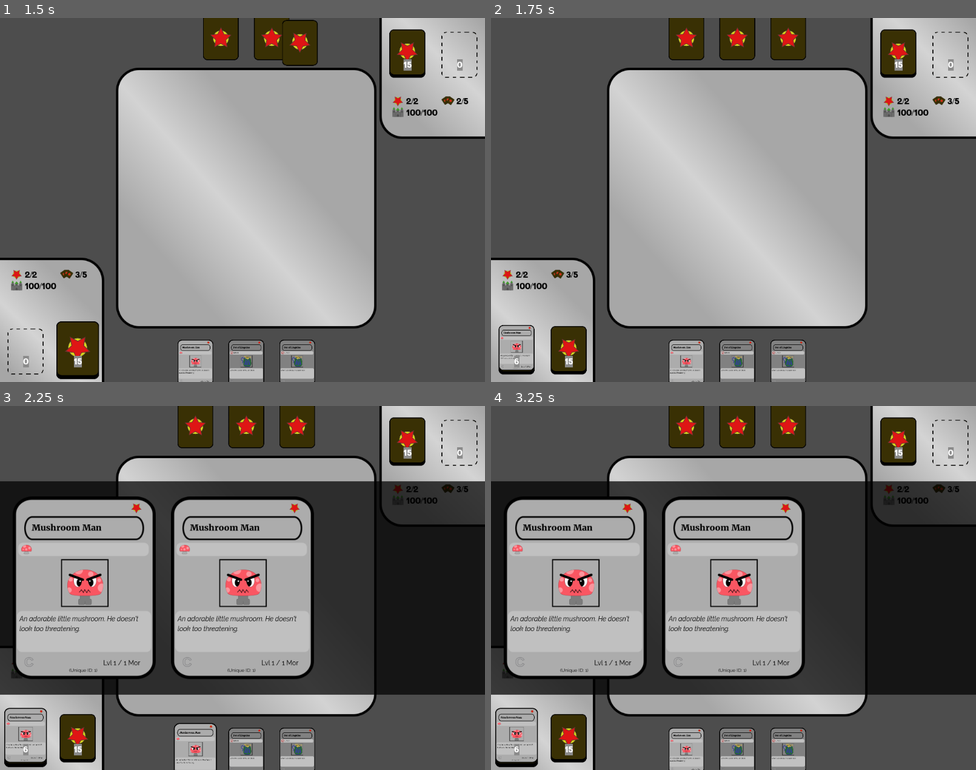
Above: before the commit, frames 1-4 (two rows, left to right).
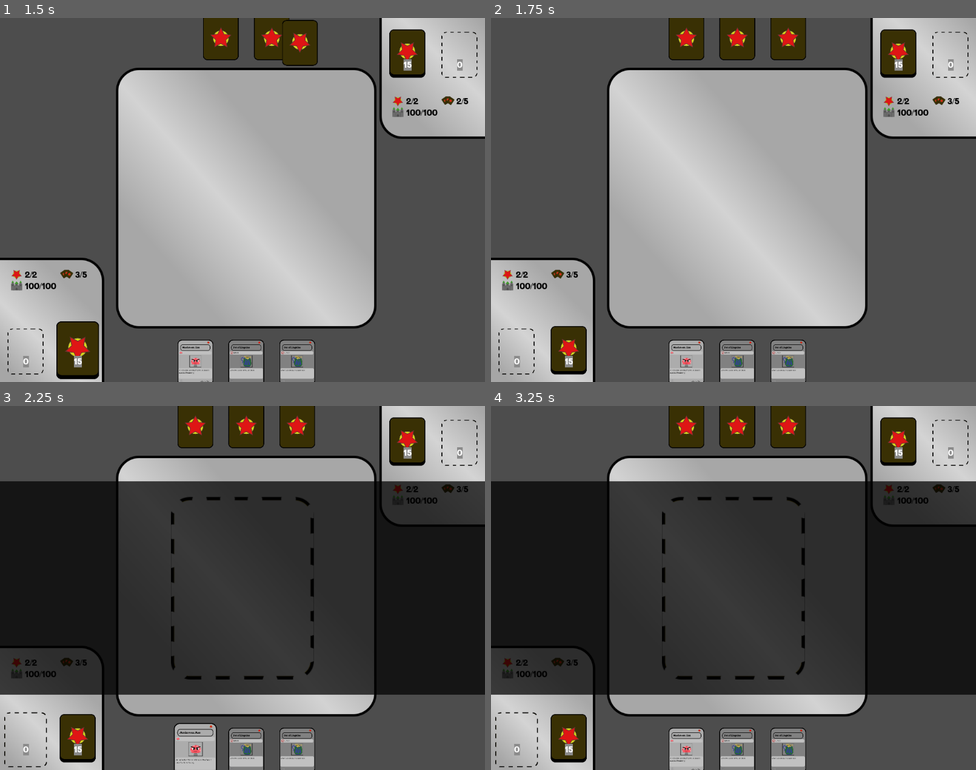
Above: after the commit, the same moments.

Repository: Mercerenies/evilcon-2024
Game: Godot game, scene res://debug/debug_room.tscn
Same seed, same stepped clock (60 frames per second), same inputs: the game is played once before the commit and once after it.
Inputs (mouse positions are in pixels of both pictures, inside the frame that each line leads up to):
- Up to frame 1 (1.5 s): drag from (77, 349) to (247, 363) at 0.52 s; drag from (24, 349) to (194, 363) at 1.27 s
- Up to frame 2 (1.75 s): no input
- Up to frame 3 (2.25 s): tap Enter at 2 s; move the mouse to (24, 737) at 2.02 s; click (24, 737) at 2.17 s
- Up to frame 4 (3.25 s): tap Space at 2.75 s; drag from (685, 751) to (515, 733) at 2.77 s

Frame 1 is identical in both runs. In frame 2, 0.5% of the frame differs, in the area x 1-9%, y 84-98%; in frame 3, 28%, in the area x 0-65%, y 24-100%; in frame 4, 28%.

Commit message:
Reshuffle discard on draw

Diff:
--- /dev/null
+++ b/card_game/playing_card/deck_card_display/deck_card_display.gd
@@ -0,0 +1,18 @@
+extends Node2D
+
+# TODO Put these three methods in a common superclass for everyone who needs them :)
+
+
+func set_card(_card) -> void:
+    # No-op to make this node compatible with CardStrip.
+    pass
+
+
+func on_added_to_strip(_strip) -> void:
+    # No-op, no reaction to being added to strip.
+    pass
+
+
+func on_added_to_row(_strip) -> void:
+    # No-op, no reaction to being added to row.
+    pass
--- /dev/null
+++ b/card_game/playing_card/deck_card_display/deck_card_display.tscn
@@ -0,0 +1,9 @@
+[gd_scene load_steps=3 format=3 uid="uid://loa1gnjdbap8"]
+
+[ext_resource type="Script" path="res://card_game/playing_card/deck_card_display/deck_card_display.gd" id="1_3yyah"]
+[ext_resource type="PackedScene" uid="uid://dn473ijaek11b" path="res://card_game/playing_field/deck/deck_sprite.tscn" id="1_oiylu"]
+
+[node name="DeckCardDisplay" type="Node2D"]
+script = ExtResource("1_3yyah")
+
+[node name="DeckSprite" parent="." instance=ExtResource("1_oiylu")]
--- a/card_game/playing_field/card_game_api.gd
+++ b/card_game/playing_field/card_game_api.gd
@@ -3,9 +3,13 @@
 
 # Helpers built on top of the PlayingField API.
 
+const CardMovingAnimation = preload("res://card_game/playing_field/animation/card_moving_animation.tscn")
 const HiddenCardDisplay = preload("res://card_game/playing_card/hidden_card_display/hidden_card_display.tscn")
+const DeckCardDisplay = preload("res://card_game/playing_card/deck_card_display/deck_card_display.tscn")
 const NumberAnimation = preload("res://card_game/playing_field/animation/number_animation.tscn")
 const InputBlockAnimation = preload("res://card_game/playing_field/animation/input_block_animation.gd")
+const NullMinion = preload("res://card_game/playing_card/cards/null_minion.gd")
+
 
 class CardPosition:
     var card_strip
@@ -33,16 +37,51 @@
 
 
 static func draw_cards(playing_field, player: StringName, card_count: int = 1) -> void:
-    # TODO Deal with hand limit, and reshuffling the discard (if no
-    # discard exists, abort draw)
     var opts = {}
     if player == CardPlayer.TOP:
         opts["custom_displayed_card"] = func (): return HiddenCardDisplay.instantiate()
 
     var deck = playing_field.get_deck(player)
     var hand = playing_field.get_hand(player)
+    var stats = playing_field.get_stats(player)
     for i in range(card_count):
+        # Don't draw if we're at our hand limit.
+        if hand.cards().card_count() >= stats.hand_limit:
+            break
+        # If we're out of cards, re-shuffle the discard pile.
+        if deck.cards().card_count() == 0:
+            await reshuffle_discard_pile(playing_field, player)
+        # If we're still out of cards, abort the draw.
+        if deck.cards().card_count() == 0:
+            break
+        # Else, draw.
         await playing_field.move_card(deck, hand, opts)
+
+
+static func reshuffle_discard_pile(playing_field, player: StringName) -> void:
+    var deck = playing_field.get_deck(player)
+    var discard_pile = playing_field.get_discard_pile(player)
+    if discard_pile.cards().card_count() == 0:
+        return  # Nothing to do
+    var animation_layer = playing_field.get_animation_layer()
+
+    var deck_array = deck.cards().card_array()
+    var discard_array = discard_pile.cards().card_array()
+
+    discard_pile.cards().clear_cards()
+
+    # Animate the deck moving
+    var animation = CardMovingAnimation.instantiate()
+    animation_layer.add_child(animation)
+    animation.replace_displayed_card(DeckCardDisplay.instantiate())
+    animation.set_card(NullMinion.new())
+    animation.animation_time = 0.125
+    await animation.animate(discard_pile.position, deck.position)
+    animation.queue_free()
+
+    deck_array.append_array(discard_array)
+    deck_array.shuffle()
+    deck.cards().replace_cards(deck_array)
 
 
 static func play_card(playing_field, player: StringName, card_type: CardType) -> void:
--- a/debug/debug_room.gd
+++ b/debug/debug_room.gd
@@ -12,14 +12,11 @@
     bottom_deck.cards().shuffle()
     top_deck.cards().shuffle()
 
+    #for _i in range(6):
+    #    $PlayingField.get_discard_pile(CardPlayer.BOTTOM).cards().push_card(MushroomMan.new())
+
     await CardGameApi.draw_cards($PlayingField, CardPlayer.BOTTOM, 3)
     await CardGameApi.draw_cards($PlayingField, CardPlayer.TOP, 3)
-    $PlayingField.get_discard_pile(CardPlayer.BOTTOM).cards().push_card(MushroomMan.new())
-    $PlayingField.get_discard_pile(CardPlayer.BOTTOM).cards().push_card(MushroomMan.new())
-    $PlayingField.get_discard_pile(CardPlayer.BOTTOM).cards().push_card(MushroomMan.new())
-    $PlayingField.get_discard_pile(CardPlayer.BOTTOM).cards().push_card(MushroomMan.new())
-    $PlayingField.get_discard_pile(CardPlayer.BOTTOM).cards().push_card(MushroomMan.new())
-    $PlayingField.get_discard_pile(CardPlayer.BOTTOM).cards().push_card(MushroomMan.new())
 
 
 func _sample_deck():
